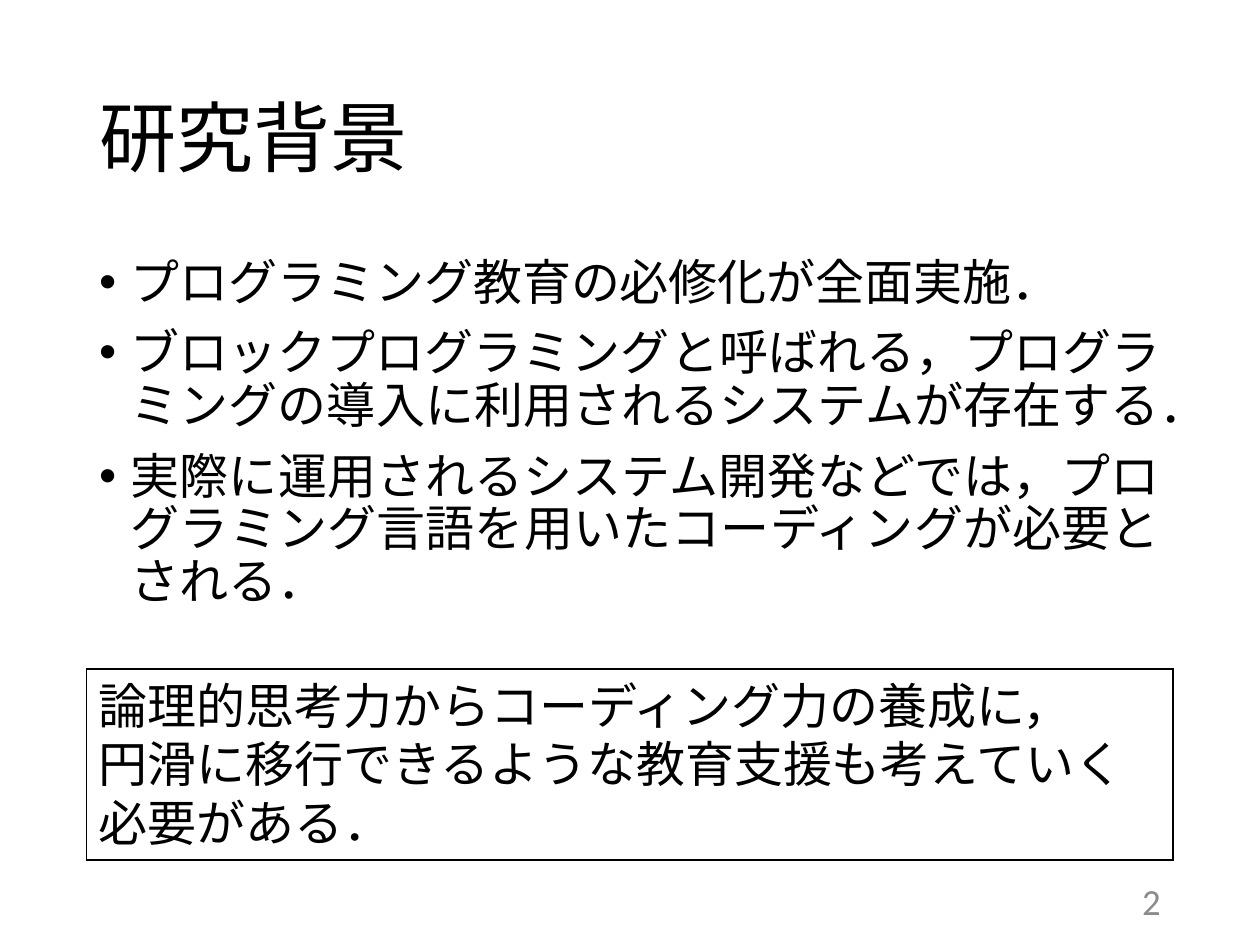
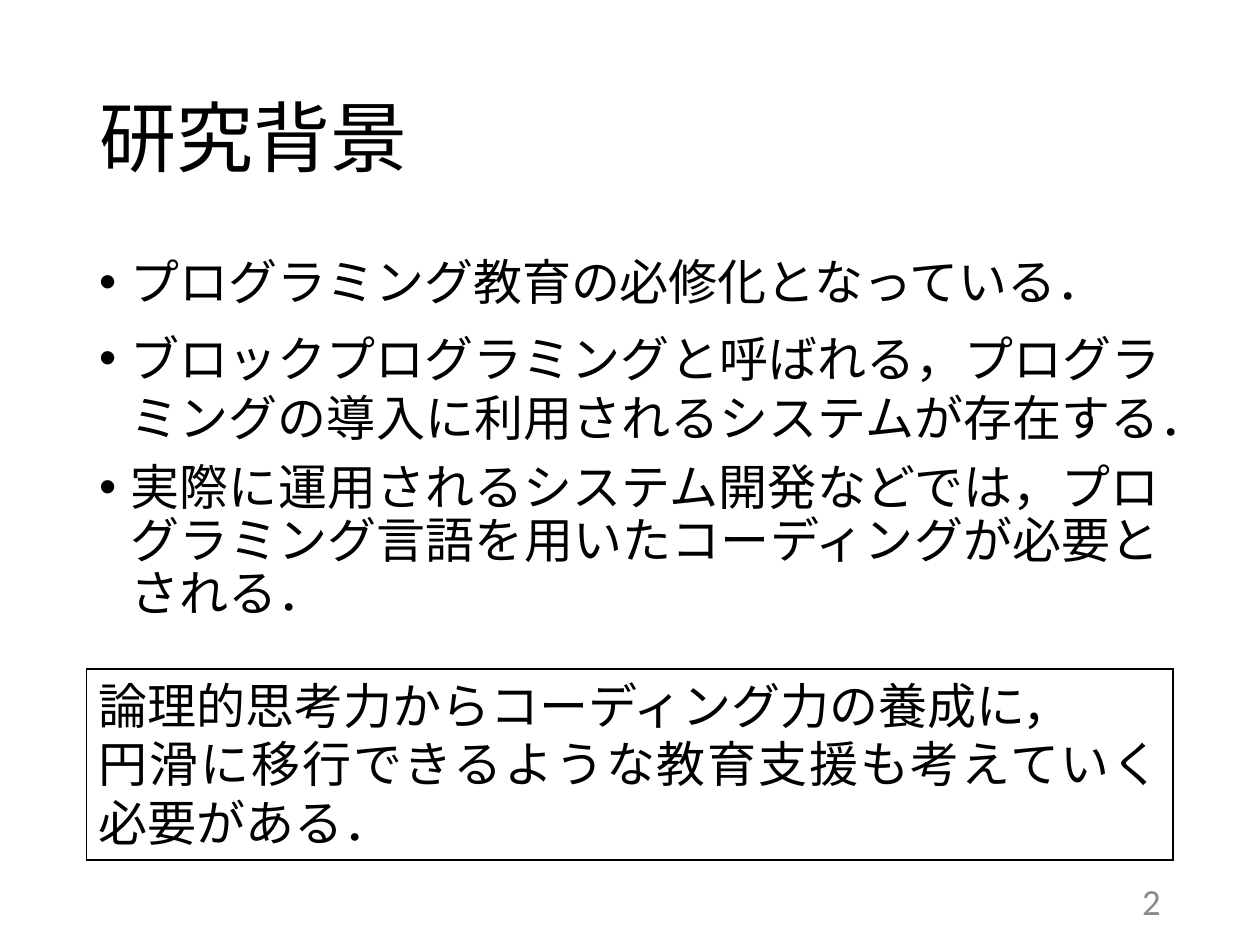
Before and after one commit to kait-takanolab/1821121-shimaoka-thesis, a slide deck: slide 2 of 1821121_shimaoka_thesis.pptx. Drawn at 1260x945 pixels with LibreOffice and Linux fonts; fonts in the diff are those of the drawing. Boxes give left, top, right and bottom in pixels: in the first picture for what was removed or moved away, otherwise in the second. Text is boxed around its words. In the diff, an @@ line names an element or a change of style, - is before the commit and + after.

```diff
--- a/1821121_shimaoka_thesis.pptx
+++ b/1821121_shimaoka_thesis.pptx
@@ text at (x1=131, y1=258, x2=1106, y2=304): text changed @@
-• プログラミング教育の必修化が全面実施．
+• プログラミング教育の必修化となっている．
@@ text at (x1=131, y1=335, x2=1209, y2=440): line spacing 0.9 to 1 @@
@@ text in rectangle at (x1=99, y1=740, x2=1161, y2=845): alignment left to justified @@
```
Also in this commit, not shown: 12 other slides changed, 1 slide removed, 2 other files.
